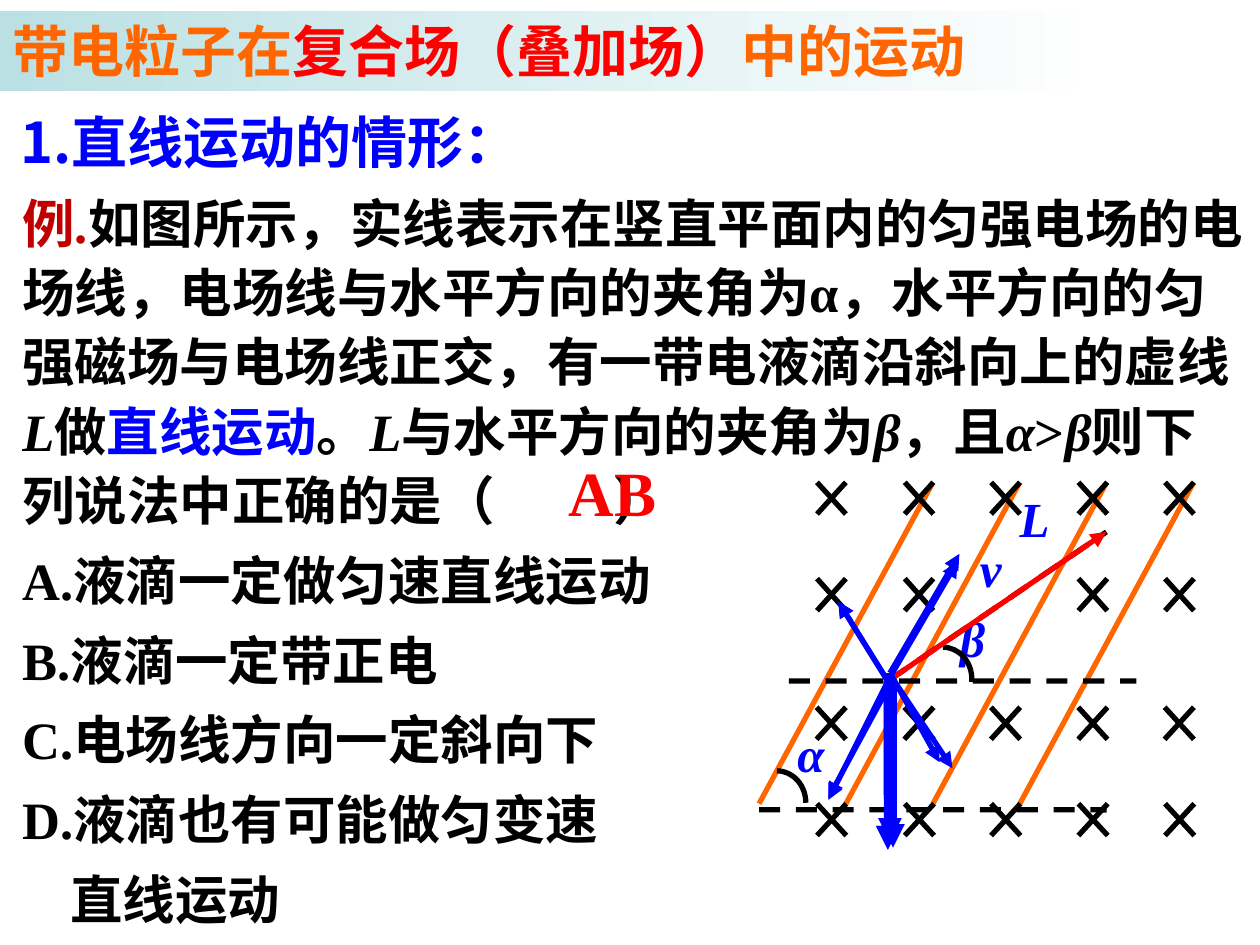
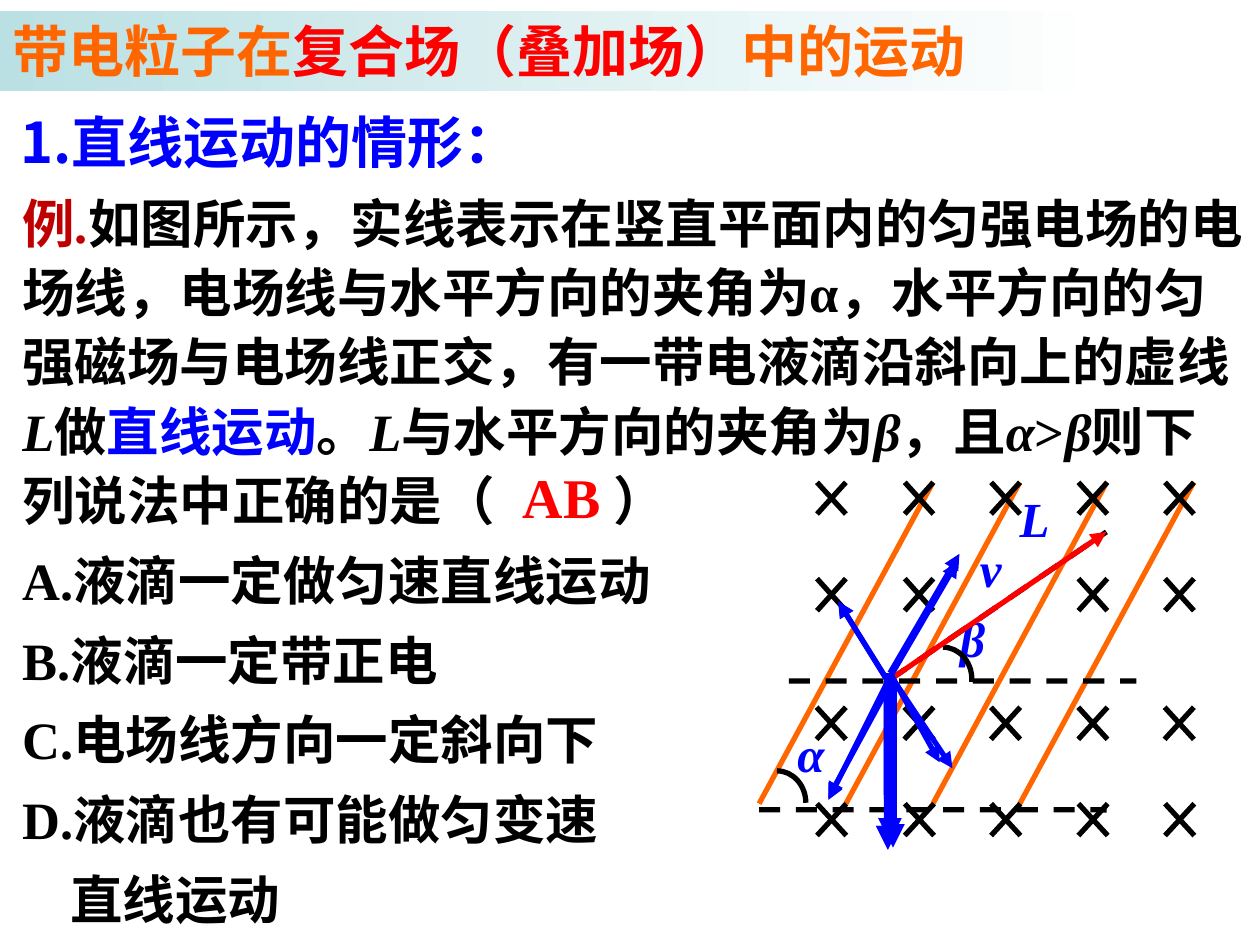
Before and after one commit to saddestboy/wuli2, a slide deck: slide 30 of 3.6 带电粒子在匀强磁场中的运动/3.6b 带电粒子在匀强磁场中的运动 （习题课）.ppt (slide 26 before the commit). Drawn at 1260x945 pixels with LibreOffice and Linux fonts; fonts in the diff are those of the drawing. Boxes give left, top, right and bottom in pixels: in the first picture for what was removed or moved away, otherwise in the second. Text is boxed around its words. In the diff, an @@ line names an element or a change of style, - is before the commit and + after.

```diff
--- a/3.6 带电粒子在匀强磁场中的运动/3.6b 带电粒子在匀强磁场中的运动 （习题课）.ppt
+++ b/3.6 带电粒子在匀强磁场中的运动/3.6b 带电粒子在匀强磁场中的运动 （习题课）.ppt
@@ text "AB": place and size @@
-text "AB" at box(569, 474, 656, 525)
+text "AB" at box(523, 481, 601, 519)
@@ text "AB" at box(523, 481, 601, 519): size 36 to 32 pt; alignment left to centre; less space between paragraphs @@
```
Also in this commit, not shown: 21 other slides changed, 6 slides added, 5 slides removed.
